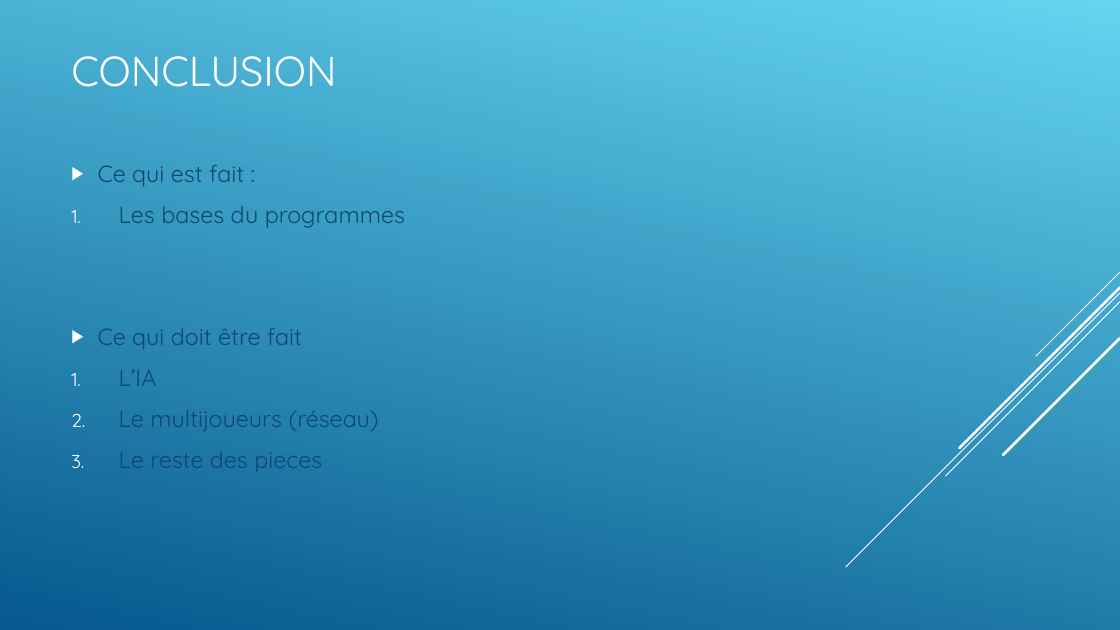
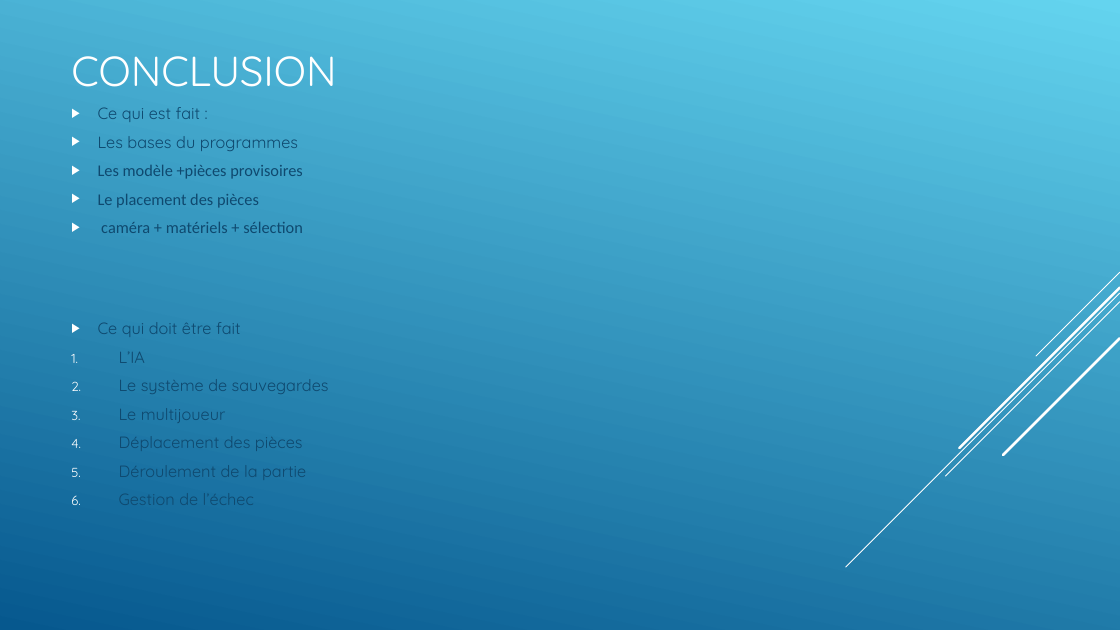
Before and after one commit to AlexandrEpita/Bizarre-Chess-Adventure, a slide deck: slide 13 of diapo soutenance.odp. Drawn at 1120x630 pixels with LibreOffice and Linux fonts; fonts in the diff are those of the drawing. Boxes give left, top, right and bottom in pixels: in the first picture for what was removed or moved away, otherwise in the second. Text is boxed around its words. In the diff, an @@ line names an element or a change of style, - is before the commit and + after.

```diff
--- a/diapo soutenance.odp
+++ b/diapo soutenance.odp
@@ text at (98, 107, 298, 363): size 20 to 14 pt in "Ce qui est fait :", "Les bases du programmes", "Ce qui doit être fait", "L’IA"; line spacing 1 to 0.8; bullet 1. to ▶ @@
@@ text at (98, 165, 303, 233): paragraphs added @@
+▶ Les modèle +pièces provisoires
+▶ Le placement des pièces
+▶ caméra + matériels + sélection
@@ text at (119, 379, 329, 477): text changed; size 20 to 14 pt @@
-2. Le multijoueurs (réseau)
-3. Le reste des pieces
+2. Le système de sauvegardes
+3. Le multijoueur
+4. Déplacement des pièces
+5. Déroulement de la partie
+6. Gestion de l’échec
```
Also in this commit, not shown: 9 other slides changed, 1 slide added, 1 slide removed.
